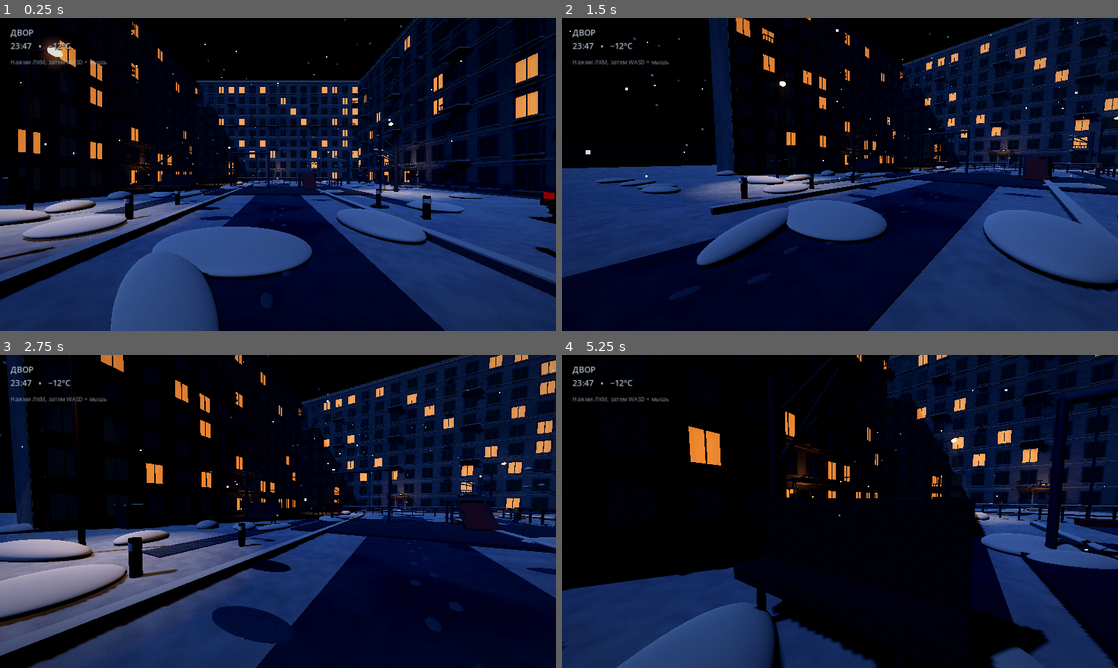
Above: before the commit, frames 1-4 (two rows, left to right).
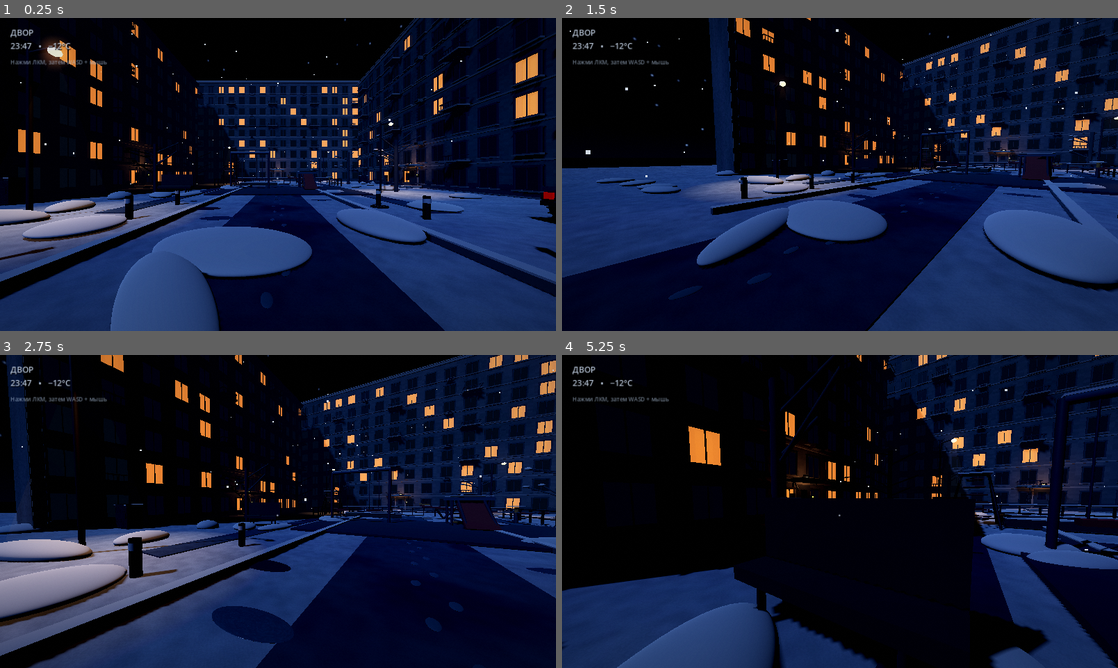
Above: after the commit, the same moments.

Repository: HelterFall/-
Game: Godot game, scene res://main.tscn
The game is run twice, just before and just after one commit, with the same random seed, the same clock (stepped at 60 frames per second) and the same inputs.
Inputs (mouse positions are in pixels of both pictures, inside the frame that each line leads up to):
- Up to frame 1 (0.25 s): no input
- Up to frame 2 (1.5 s): tap Enter at 0.5 s; move the mouse to (962, 158) at 0.52 s; hold D 0.53-1.28 s; click (962, 158) at 0.67 s; move the mouse to (812, 174) at 1.27 s; hold W from 1.28 s (still down)
- Up to frame 3 (2.75 s): keep holding W; move the mouse to (289, 505) at 2.02 s
- Up to frame 4 (5.25 s): keep holding W; move the mouse to (834, 517) at 2.77 s; click (834, 517) at 2.92 s; move the mouse to (878, 514) at 3.52 s; move the mouse to (795, 508) at 4.27 s; move the mouse to (845, 511) at 5.02 s; click (845, 511) at 5.17 s

The runs differ from the first frame. In frame 1, 0.1% of the frame differs, in the area x 39-61%, y 42-54%; in frame 2, 0.2%; in frame 3, 0.3%; in frame 4, 1.1%, in the area x 71-100%, y 8-58%.

Commit message:
Defer playground props until the parent scene is ready

Diff:
--- a/playground_loader.gd
+++ b/playground_loader.gd
@@ -1,6 +1,10 @@
 extends Node3D
 
 func _ready() -> void:
+	call_deferred("_build_visuals")
+
+
+func _build_visuals() -> void:
 	var visuals_script: Script = load("res://playground_visuals.gd")
 	var visuals: RefCounted = visuals_script.new()
 	visuals.call("build", get_parent())
